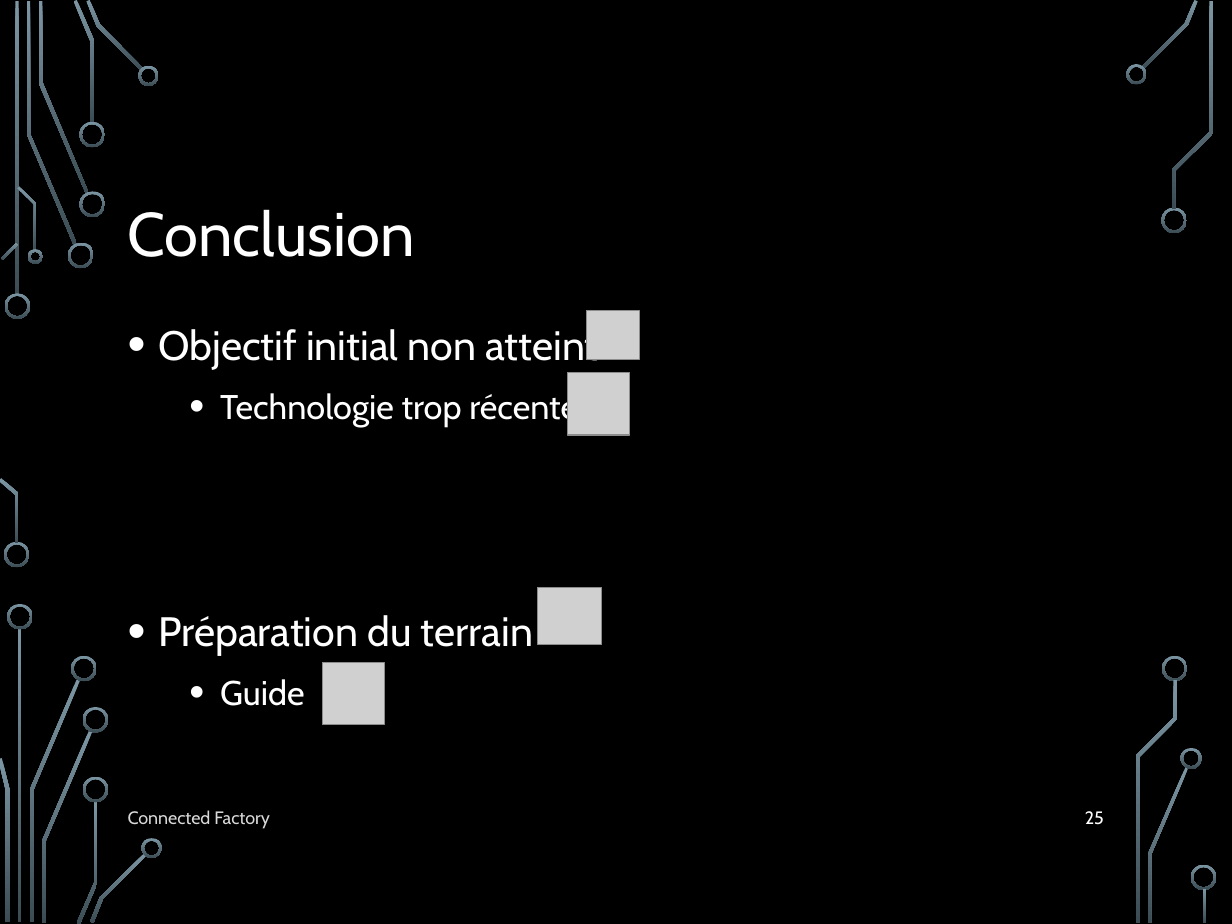
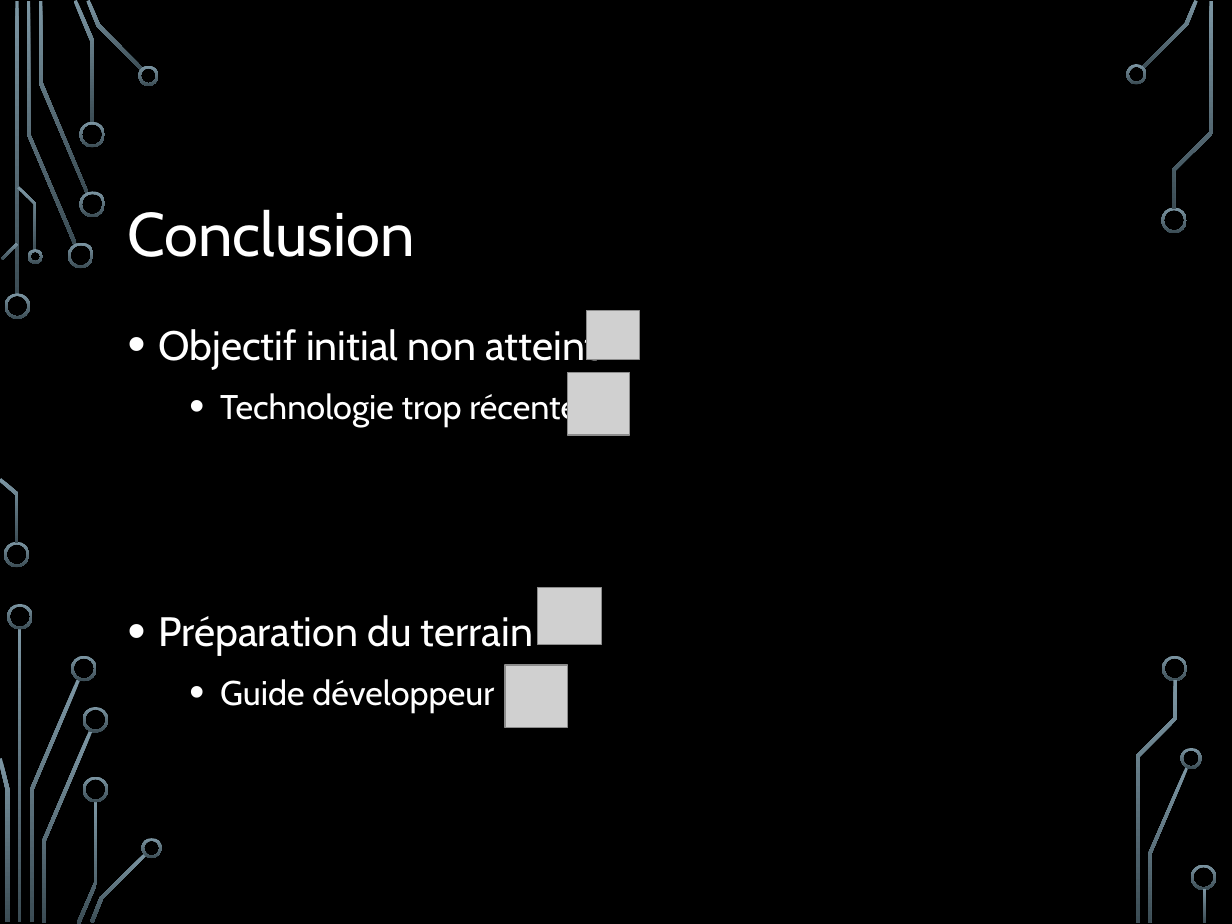
Before and after one commit to thegazou/connected-factory, a slide deck: slide 27 of Documentations/Présentation.pptx (slide 25 before the commit). Drawn at 1232x924 pixels with LibreOffice and Linux fonts; fonts in the diff are those of the drawing; grey boxes stand for pictures; background and template pictures are left out. Boxes give left, top, right and bottom in pixels: in the first picture for what was removed or moved away, otherwise in the second. Text is boxed around its words. In the diff, an @@ line names an element or a change of style, - is before the commit and + after.

```diff
--- a/Documentations/Présentation.pptx
+++ b/Documentations/Présentation.pptx
@@ text at (x1=220, y1=679, x2=494, y2=714): text changed @@
-  • Guide
+  • Guide développeur
@@ picture moved from (x1=323, y1=663, x2=384, y2=726) to (x1=505, y1=665, x2=567, y2=728) @@
@@ text removed at (x1=128, y1=810, x2=270, y2=829) @@
-Connected Factory
@@ page number removed at (x1=1085, y1=811, x2=1104, y2=825) @@
-25
```
Also in this commit, not shown: 19 other slides changed, 9 slides added, 7 slides removed.
